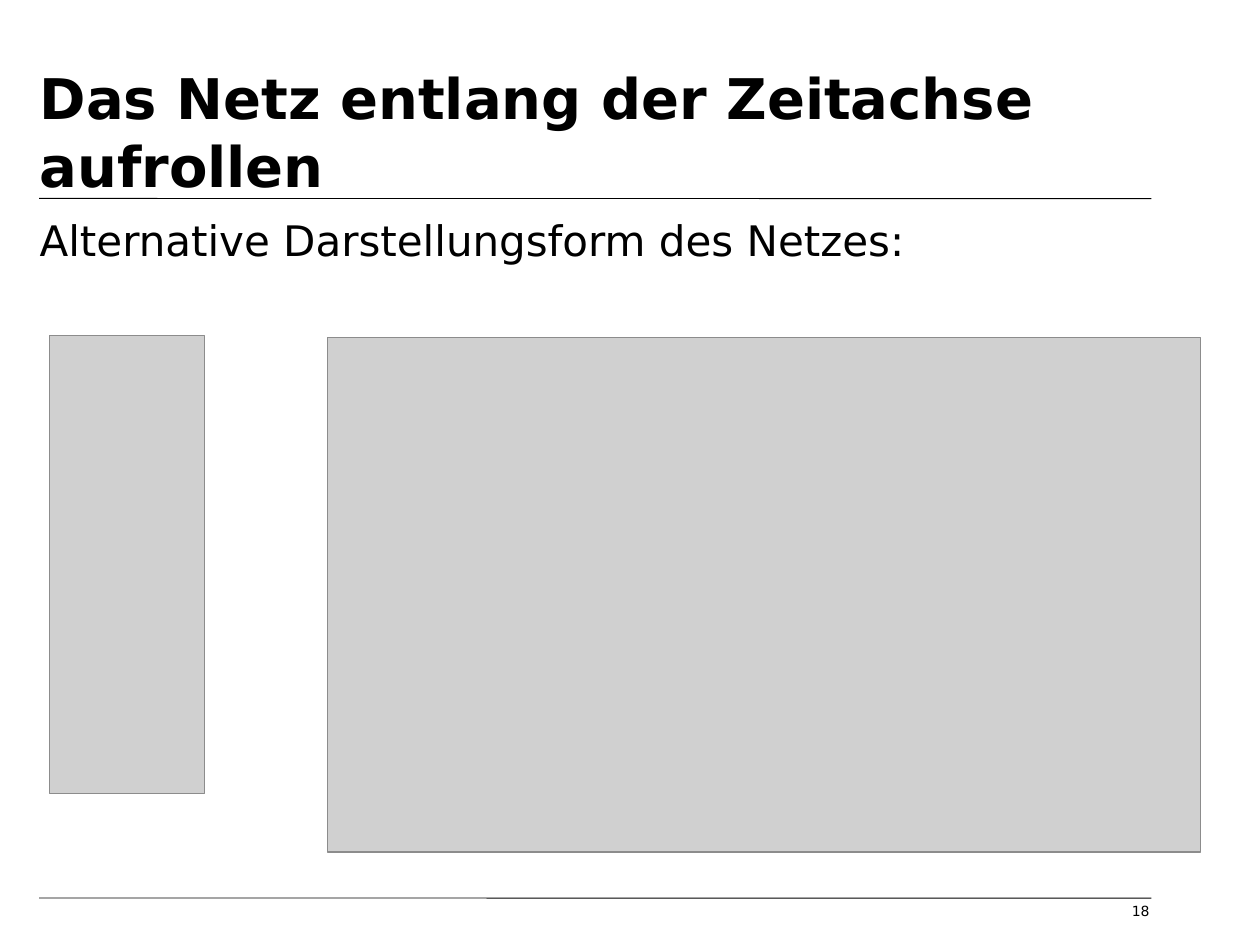
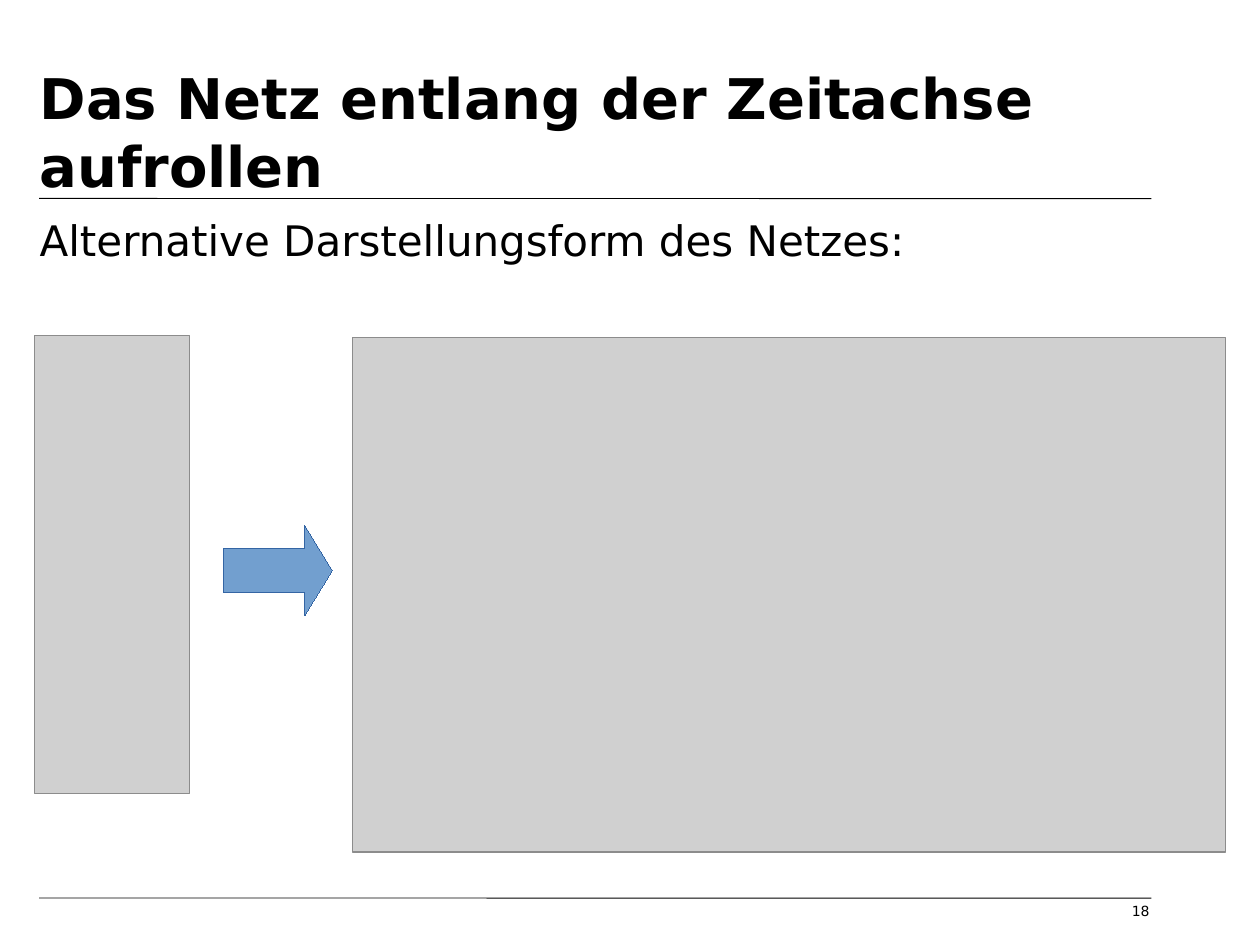
Before and after one commit to tfassbender/deep_learning_team_rnn, a slide deck: slide 18 of vorlesung/vorlesung_rnn_tobias.odp. Drawn at 1260x945 pixels with LibreOffice and Linux fonts; fonts in the diff are those of the drawing; grey boxes stand for pictures; background and template pictures are left out. Boxes give left, top, right and bottom in pixels: in the first picture for what was removed or moved away, otherwise in the second. Text is boxed around its words. In the diff, an @@ line names an element or a change of style, - is before the commit and + after.

```diff
--- a/vorlesung/vorlesung_rnn_tobias.odp
+++ b/vorlesung/vorlesung_rnn_tobias.odp
@@ picture: place and size @@
-picture at bbox=[49, 335, 204, 794]
+picture at bbox=[35, 335, 190, 794]
@@ picture: place and size @@
-picture at bbox=[328, 338, 1201, 853]
+picture at bbox=[352, 338, 1225, 853]
@@ right arrow added at bbox=[223, 525, 333, 615], fill #729FCF, outline #3465A4 0 pt @@
```
Also in this commit, not shown: 3 other slides changed, 1 slide added, 4 other files.
